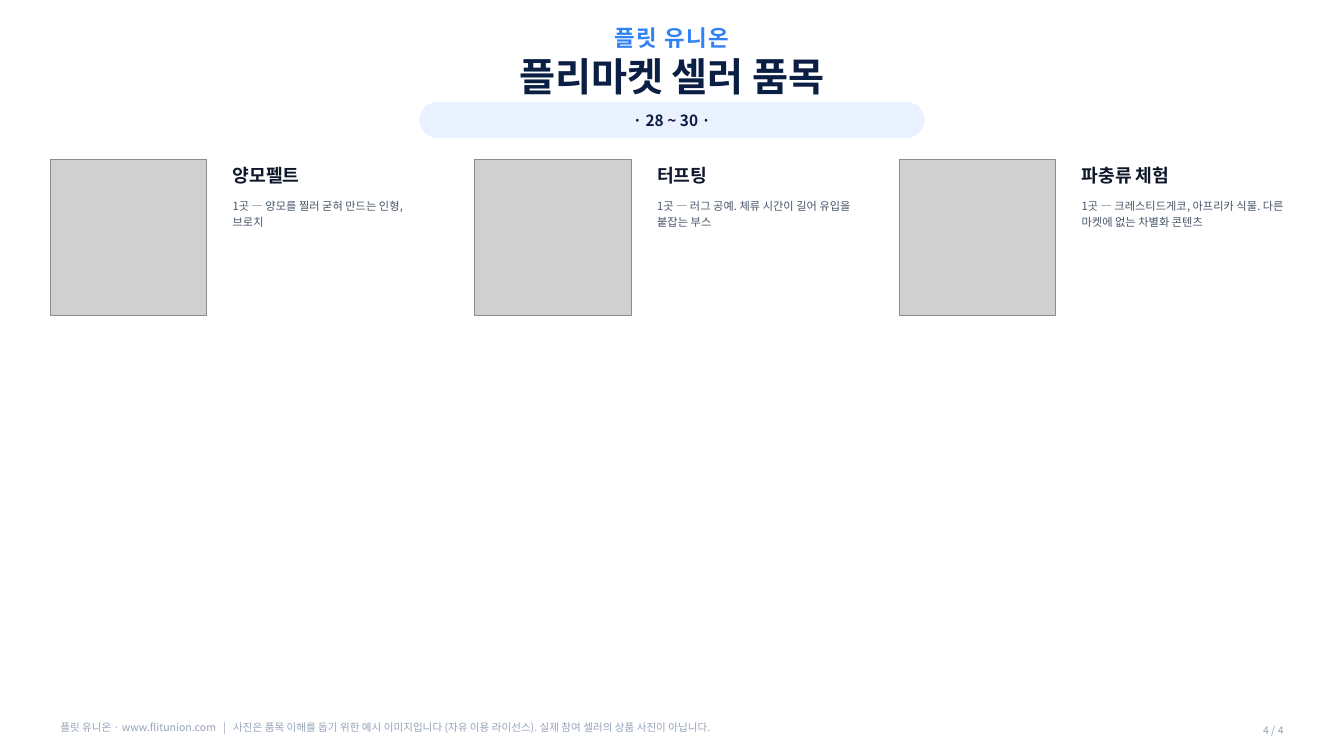
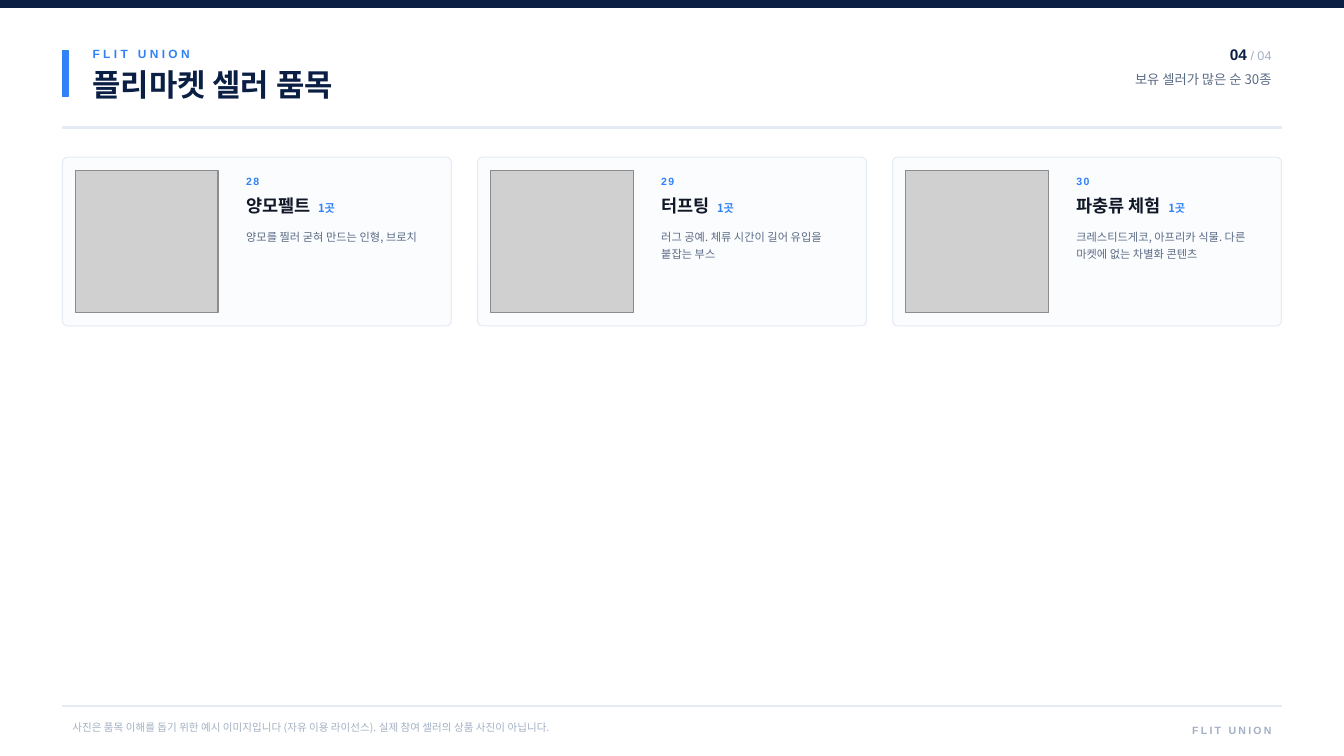
Before and after one commit to leearo9528-creator/Flitunion, a slide deck: slide 4 of docs/flitunion-seller-catalog.pptx. Drawn at 1344x756 pixels with LibreOffice and Linux fonts; fonts in the diff are those of the drawing; grey boxes stand for pictures. Boxes give left, top, right and bottom in pixels: in the first picture for what was removed or moved away, otherwise in the second. Text is boxed around its words. In the diff, an @@ line names an element or a change of style, - is before the commit and + after.

```diff
--- a/docs/flitunion-seller-catalog.pptx
+++ b/docs/flitunion-seller-catalog.pptx
@@ rectangle: place and size @@
-rectangle at (615,27,729,48)
+rectangle at (0,0,1344,7)
@@ rectangle at (0,0,1344,7): fill none to #0B1F44; outline none to #0B1F44 1 pt @@
@@ text in rectangle at (615,27,729,48): text removed @@
-플릿 유니온
@@ rectangle added at (63,50,69,97), fill #3182F6, outline #3182F6 1 pt @@
@@ text added at (93,49,190,58), 8.5 pt, text #3182F6, bold @@
+FLIT UNION
@@ text added at (1230,49,1271,60), 9 pt, text #A3B0C4 @@
+04 / 04
@@ text "플리마켓 셀러 품목": place and size @@
-text "플리마켓 셀러 품목" at (519,58,825,95)
+text "플리마켓 셀러 품목" at (93,70,333,99)
@@ text "플리마켓 셀러 품목" at (93,70,333,99): size 28 to 22 pt; alignment centre to left; vertical alignment middle to top @@
@@ text added at (1135,73,1272,85), 9.5 pt, text #5A6B85 @@
+보유 셀러가 많은 순 30종
@@ rounded rectangle removed at (420,103,925,137) @@
@@ rectangle added at (63,127,1281,128), fill #E4EBF5, outline #E4EBF5 1 pt @@
@@ rounded rectangle added at (63,157,452,326), fill #FBFCFE, outline #E4EBF5 0.75 pt @@
@@ picture: place and size @@
-picture at (50,159,207,316)
+picture at (76,170,218,313)
@@ text at (246,177,259,185): text changed; size 11 to 7.5 pt; font Noto Sans CJK KR to Arial; text colour #0B1F44 to #3182F6 @@
-· 28 ~ 30 ·
+28
@@ rounded rectangle added at (478,157,867,326), fill #FBFCFE, outline #E4EBF5 0.75 pt @@
@@ picture: place and size @@
-picture at (475,159,631,316)
+picture at (491,170,633,313)
@@ text added at (661,177,674,185), 7.5 pt, text #3182F6, bold @@
+29
@@ rounded rectangle added at (893,157,1282,326), fill #FBFCFE, outline #E4EBF5 0.75 pt @@
@@ picture: place and size @@
-picture at (899,159,1056,316)
+picture at (906,170,1049,313)
@@ text added at (1076,177,1089,185), 7.5 pt, text #3182F6, bold @@
+30
@@ text at (246,197,335,214): text changed; size 13 to 12.5 pt; text colour #0F172A to #101828 @@
-양모펠트
+양모펠트 1곳
@@ text at (661,197,734,214): text changed; size 13 to 12.5 pt; text colour #0F172A to #101828 @@
-터프팅
+터프팅 1곳
@@ text at (1076,197,1185,214): text changed; size 13 to 12.5 pt; text colour #0F172A to #101828 @@
-파충류 체험
+파충류 체험 1곳
@@ text at (246,232,417,243): text changed; text colour #475569 to #5A6B85 @@
-1곳 — 양모를 찔러 굳혀 만드는 인형, 브로치
+양모를 찔러 굳혀 만드는 인형, 브로치
@@ text at (661,232,822,259): text changed; text colour #475569 to #5A6B85 @@
-1곳 — 러그 공예. 체류 시간이 길어 유입을 붙잡는 부스
+러그 공예. 체류 시간이 길어 유입을 붙잡는 부스
@@ text at (1076,232,1246,259): text changed; text colour #475569 to #5A6B85 @@
-1곳 — 크레스티드게코, 아프리카 식물. 다른 마켓에 없는 차별화 콘텐츠
+크레스티드게코, 아프리카 식물. 다른 마켓에 없는 차별화 콘텐츠
@@ rectangle added at (63,706,1281,707), fill #E4EBF5, outline #E4EBF5 1 pt @@
@@ text at (72,722,550,733): text changed; text colour #94A3B8 to #A3B0C4 @@
-플릿 유니온 · www.flitunion.com | 사진은 품목 이해를 돕기 위한 예시 이미지입니다 (자유 이용 라이선스). 실제 참여 셀러의 상품 사진이 아닙니다.
+사진은 품목 이해를 돕기 위한 예시 이미지입니다 (자유 이용 라이선스). 실제 참여 셀러의 상품 사진이 아닙니다.
@@ text at (1192,727,1272,734): text changed; font Noto Sans CJK KR to Arial; text colour #94A3B8 to #A3B0C4; bold on @@
-4 / 4
+FLIT UNION
```
Also in this commit, not shown: 3 other slides changed, 4 other files.
